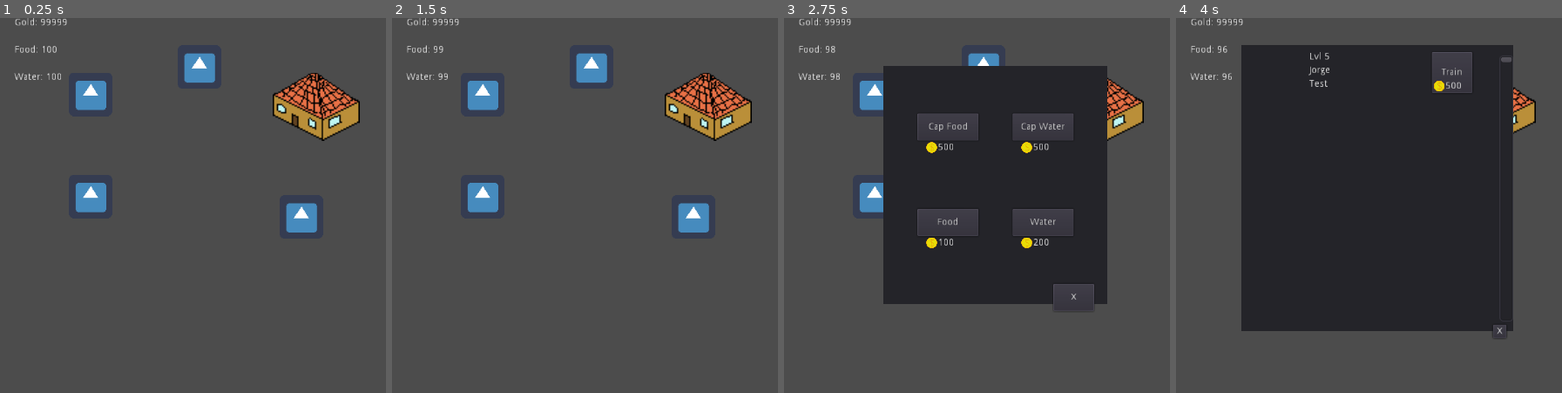
Above: before the commit, frames 1-4 (left to right).
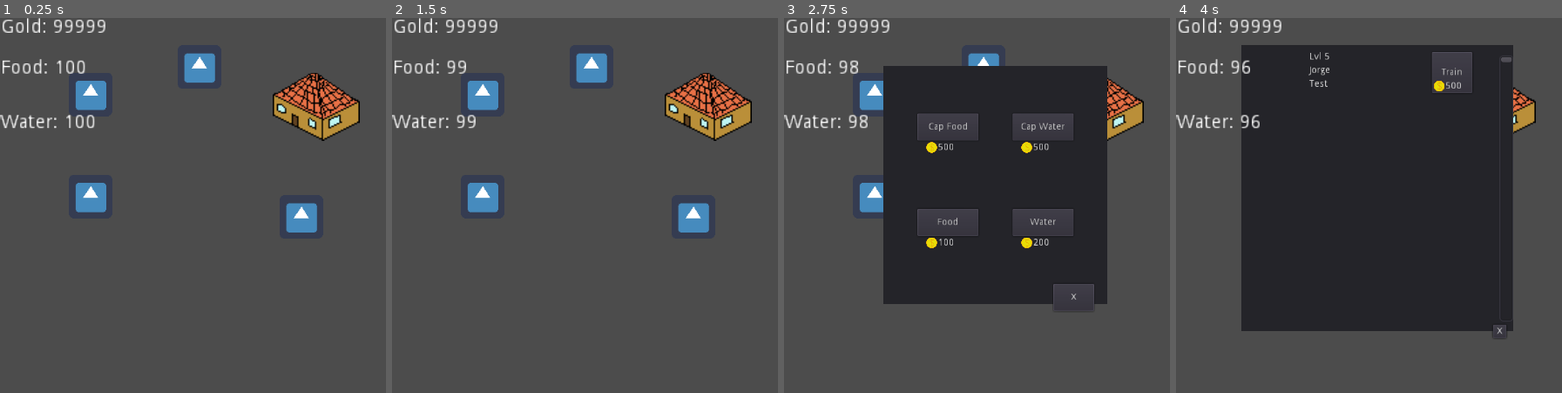
Above: after the commit, the same moments.

Repository: stranker/CLICKER_Z
Game: Godot game, scene res://Object/Buildings/Buildings.tscn
The game is run twice, just before and just after one commit, with the same random seed, the same clock (stepped at 60 frames per second) and the same inputs. The engine's default icon, where the game draws it, is replaced by a stand-in: a white triangle on a blue panel in a dark square.
Inputs (mouse positions are in pixels of both pictures, inside the frame that each line leads up to):
- Up to frame 1 (0.25 s): no input
- Up to frame 2 (1.5 s): click (708, 108) at 0.5 s; click "X" at 1.25 s
- Up to frame 3 (2.75 s): click (872, 93) at 2 s
- Up to frame 4 (4 s): click (1477, 216) at 2.75 s; click (1264, 198) at 3.5 s

The runs differ from the first frame. In frame 1, 1.3% of the frame differs, in the area x 0-28%, y 0-30%; in frame 2, 1.2%; in frame 3, 1.2%; in frame 4, 1.2%.

Commit message:
Add close button

Diff:
--- a/GUI/EquipWeaponPanel.tscn
+++ b/GUI/EquipWeaponPanel.tscn
@@ -16,23 +16,31 @@
 		sp.set_info(i)
 		$Survivors.add_child(sp)
 	pass
+
+
+func _on_CloseButton_pressed():
+	hide()
+	pass # replace with function body
 "
 _sections_unfolded = [ "Resource" ]
 
 [node name="EquipWeaponPanel" type="Panel"]
 
+modulate = Color( 1, 1, 1, 0.33149 )
 anchor_left = 0.0
 anchor_top = 0.0
 anchor_right = 0.0
 anchor_bottom = 0.0
-margin_right = 380.0
-margin_bottom = 340.0
+margin_right = 330.0
+margin_bottom = 360.0
 rect_pivot_offset = Vector2( 0, 0 )
+rect_clip_content = false
 mouse_filter = 0
 mouse_default_cursor_shape = 0
 size_flags_horizontal = 1
 size_flags_vertical = 1
 script = SubResource( 1 )
+_sections_unfolded = [ "Visibility" ]
 
 [node name="Survivors" type="GridContainer" parent="." index="0"]
 
@@ -42,6 +50,7 @@
 anchor_bottom = 1.0
 margin_right = -10.0
 rect_pivot_offset = Vector2( 0, 0 )
+rect_clip_content = false
 mouse_filter = 1
 mouse_default_cursor_shape = 0
 size_flags_horizontal = 1
@@ -58,6 +67,7 @@
 margin_top = -85.0
 margin_bottom = 85.0
 rect_pivot_offset = Vector2( 0, 0 )
+rect_clip_content = false
 mouse_filter = 0
 mouse_default_cursor_shape = 0
 size_flags_horizontal = 0
@@ -70,3 +80,30 @@
 exp_edit = false
 rounded = false
 custom_step = -1.0
+
+[node name="CloseButton" type="Button" parent="." index="2"]
+
+anchor_left = 1.0
+anchor_top = 1.0
+anchor_right = 1.0
+anchor_bottom = 1.0
+margin_left = -60.0
+margin_top = -30.0
+margin_right = -20.0
+margin_bottom = 10.0
+rect_pivot_offset = Vector2( 0, 0 )
+rect_clip_content = false
+focus_mode = 2
+mouse_filter = 0
+mouse_default_cursor_shape = 0
+size_flags_horizontal = 1
+size_flags_vertical = 1
+toggle_mode = false
+enabled_focus_mode = 2
+shortcut = null
+group = null
+text = "X"
+flat = false
+align = 1
+
+[connection signal="pressed" from="CloseButton" to="." method="_on_CloseButton_pressed"]
--- a/Object/Buildings/Buildings.tscn
+++ b/Object/Buildings/Buildings.tscn
@@ -39,13 +39,14 @@
 "
 _sections_unfolded = [ "Resource" ]
 
-[node name="Buildings" type="Control"]
+[node name="Buildings" type="Control" index="0"]
 
 anchor_left = 0.0
 anchor_top = 0.0
 anchor_right = 1.0
 anchor_bottom = 1.0
 rect_pivot_offset = Vector2( 0, 0 )
+rect_clip_content = false
 mouse_filter = 0
 mouse_default_cursor_shape = 0
 size_flags_horizontal = 1
@@ -54,10 +55,13 @@
 
 [node name="Armory" parent="." index="0" instance=ExtResource( 1 )]
 
+rect_clip_content = false
+
 [node name="Deposit" parent="." index="1" instance=ExtResource( 2 )]
 
 margin_right = -590.0
 margin_bottom = -1014.0
+rect_clip_content = false
 
 [node name="Houses" parent="." index="2" instance=ExtResource( 3 )]
 
@@ -84,10 +88,11 @@
 anchor_top = 0.0
 anchor_right = 0.0
 anchor_bottom = 0.0
-margin_left = 20.0
-margin_right = 90.0
+margin_right = 70.0
 margin_bottom = 30.0
+rect_scale = Vector2( 2, 2 )
 rect_pivot_offset = Vector2( 0, 0 )
+rect_clip_content = false
 mouse_filter = 2
 mouse_default_cursor_shape = 0
 size_flags_horizontal = 1
@@ -95,6 +100,7 @@
 percent_visible = 1.0
 lines_skipped = 0
 max_lines_visible = -1
+_sections_unfolded = [ "Rect" ]
 
 [node name="Food" type="Label" parent="GUI" index="1"]
 
@@ -102,11 +108,12 @@
 anchor_top = 0.0
 anchor_right = 0.0
 anchor_bottom = 0.0
-margin_left = 20.0
-margin_top = 40.0
-margin_right = 90.0
-margin_bottom = 70.0
+margin_top = 60.0
+margin_right = 70.0
+margin_bottom = 90.0
+rect_scale = Vector2( 2, 2 )
 rect_pivot_offset = Vector2( 0, 0 )
+rect_clip_content = false
 mouse_filter = 2
 mouse_default_cursor_shape = 0
 size_flags_horizontal = 1
@@ -114,6 +121,7 @@
 percent_visible = 1.0
 lines_skipped = 0
 max_lines_visible = -1
+_sections_unfolded = [ "Rect" ]
 
 [node name="Water" type="Label" parent="GUI" index="2"]
 
@@ -121,11 +129,12 @@
 anchor_top = 0.0
 anchor_right = 0.0
 anchor_bottom = 0.0
-margin_left = 20.0
-margin_top = 80.0
-margin_right = 90.0
-margin_bottom = 110.0
+margin_top = 140.0
+margin_right = 70.0
+margin_bottom = 170.0
+rect_scale = Vector2( 2, 2 )
 rect_pivot_offset = Vector2( 0, 0 )
+rect_clip_content = false
 mouse_filter = 2
 mouse_default_cursor_shape = 0
 size_flags_horizontal = 1
@@ -133,3 +142,4 @@
 percent_visible = 1.0
 lines_skipped = 0
 max_lines_visible = -1
+_sections_unfolded = [ "Rect" ]
